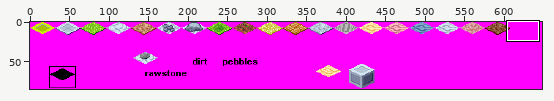
Two states of a sprite sheet, floors.png. The picture above shows the old version from afar; the outline marks the close-up.
Close-up. Before the commit:
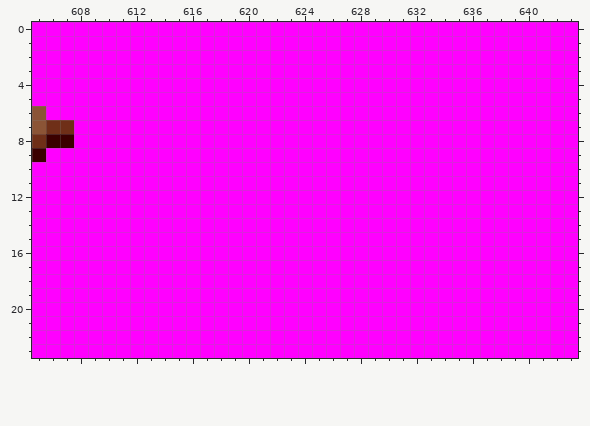
The file is 648x85 pixels. Colours within 5 levels of each other are drawn and written as one. Shown: x 605..643, y 0..23.
The result:
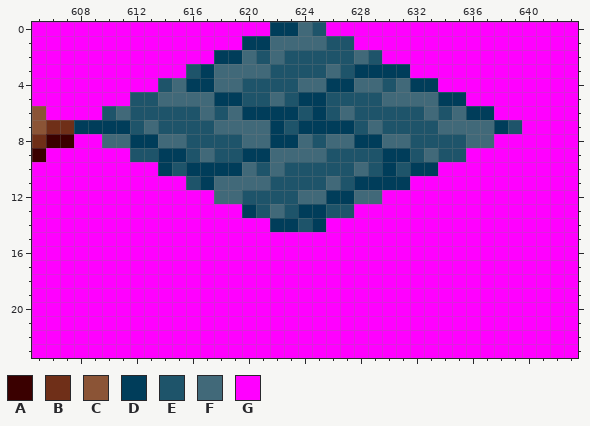
Palette (. is transparent): A #3a0000  B #6f2f18  C #8b5436  D #003d5a  E #1e546a  F #416979  G #ff00ff
What changed:
Colour G gives way to colour D in row 0 at x 622 to 623; in row 1 at x 620 to 621; in row 2 at x 618 to 619; in row 3 at x 617 and 628 to 631; in row 4 at x 616 to 617, 626 to 627 and 632 to 633; in row 5 at x 618 to 619, 624 to 625 and 634 to 635.
Colour G gives way to colour D in row 6 at x 620 to 623, 625 and 636 to 637; in row 7 at x 608 to 611, 622, 624 to 627 and 638; in row 8 at x 612 to 613, 622 to 623 and 628 to 629; in row 9 at x 614 to 615, 620 to 621 and 630 to 631; in row 10 at x 614, 616 to 619, 630 and 632 to 633; in row 11 at x 617 and 628 to 631.
Colour G gives way to colour D in row 12 at x 626 to 627; in row 13 at x 620 and 624 to 625; in row 14 at x 622 to 623 and 625.
Colour G gives way to colour E in row 0 at x 625; in row 1 at x 626 to 627; in row 2 at x 621, 623 to 627 and 629; in row 3 at x 616, 622 to 625 and 627; in row 4 at x 614, 620 to 623 and 630; in row 5 at x 612 to 613, 620 to 621, 623 and 626 to 629.
Colour G gives way to colour E in row 6 at x 610, 612 to 616, 618, 624, 626, 628 to 632 and 634; in row 7 at x 612, 614 to 617, 623, 628, 630 to 633 and 639; in row 8 at x 616 to 619, 625 and 632 to 635; in row 9 at x 612 to 613, 616, 618 to 619, 626 to 629, 632 and 634 to 635; in row 10 at x 615, 621, 623 to 627, 629 and 631; in row 11 at x 616, 622 to 625 and 627.
Colour G gives way to colour E in row 12 at x 620 to 623; in row 13 at x 621, 623 and 626 to 627; in row 14 at x 624.
Colour G gives way to colour F in row 0 at x 624; in row 1 at x 622 to 625; in row 2 at x 620, 622 and 628; in row 3 at x 618 to 621 and 626; in row 4 at x 615, 618 to 619, 624 to 625, 628 to 629 and 631; in row 5 at x 614 to 617, 622 and 630 to 633.
Colour G gives way to colour F in row 6 at x 611, 617, 619, 627, 633 and 635; in row 7 at x 613, 618 to 621, 629 and 634 to 637; in row 8 at x 610 to 611, 614 to 615, 620 to 621, 624, 626 to 627, 630 to 631 and 636 to 637; in row 9 at x 617, 622 to 625 and 633; in row 10 at x 620, 622 and 628; in row 11 at x 618 to 621 and 626.
Colour G gives way to colour F in row 12 at x 618 to 619, 624 to 625 and 628 to 629; in row 13 at x 622.
Pixel boxes of the changes (left, top, right, bottom) in both close-ups:
changed: (74, 22, 522, 232)
